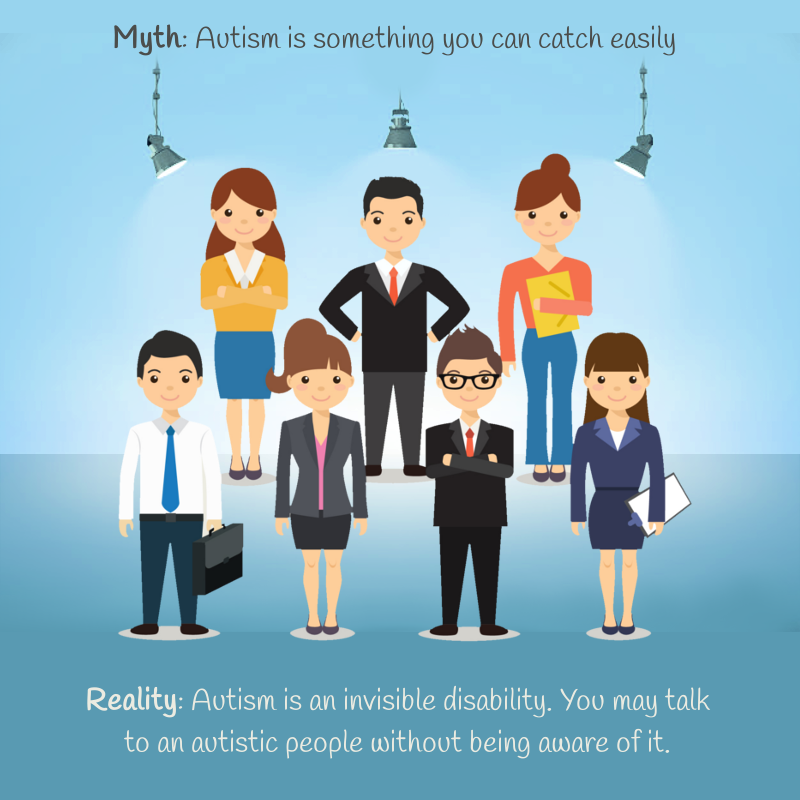
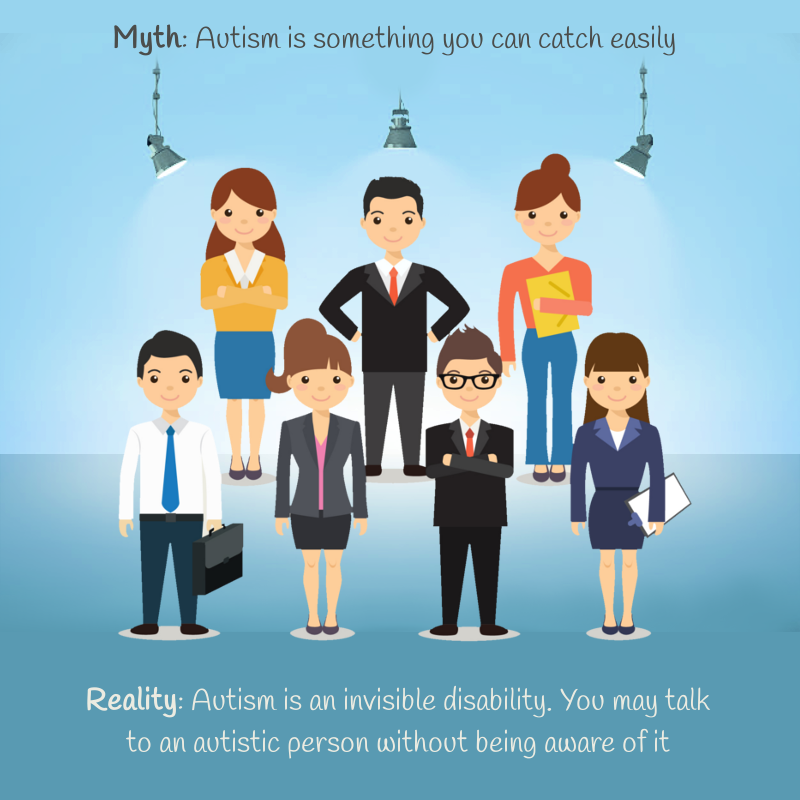
Layers edited between the first and the second 800 × 800 image:
painted on "Reality: Autism is an invisibl..." over [124, 728, 670, 759]
